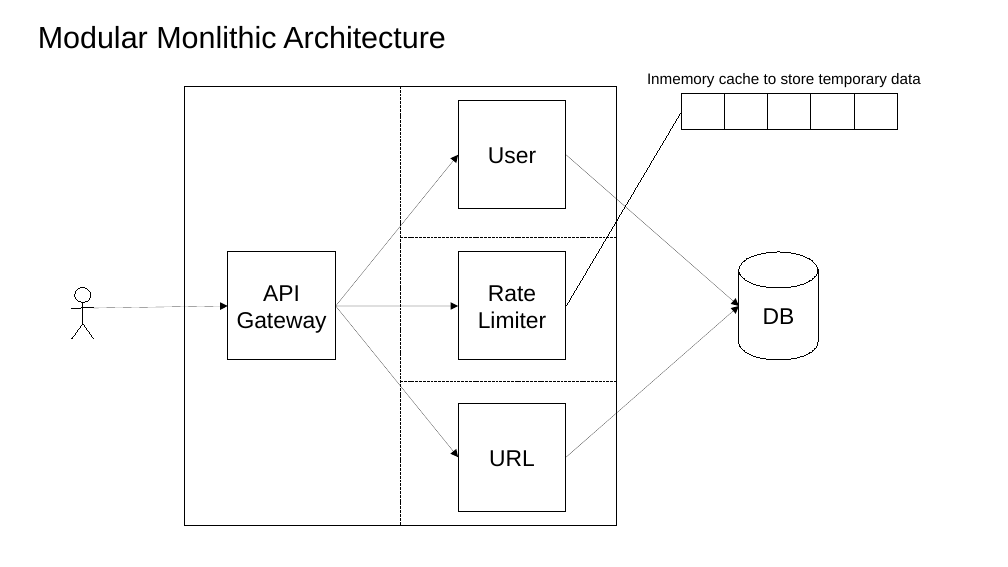
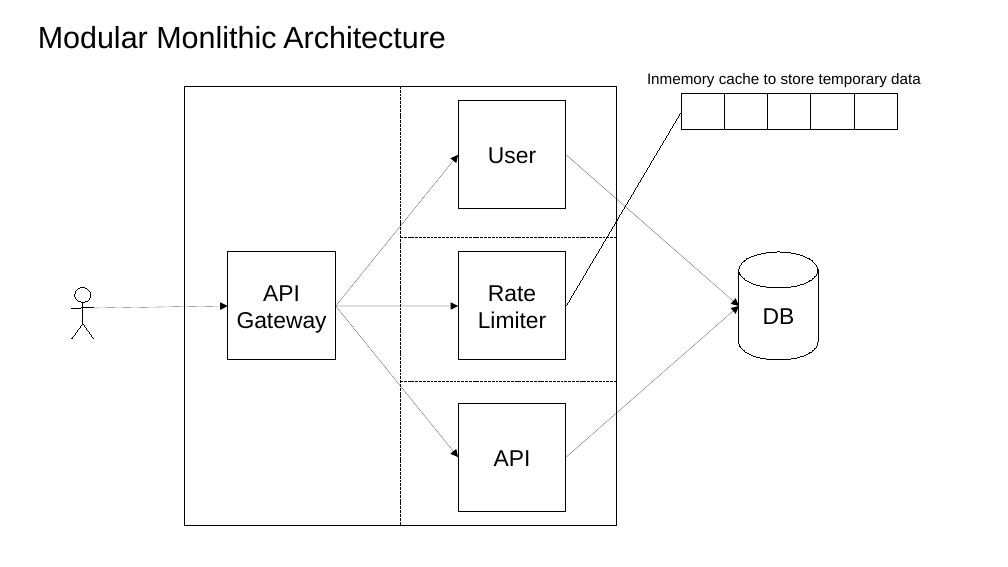
Before and after one commit to ankitpal181/Python, a slide deck: slide 2 of Flask/Url-Shortner/documentation/system_design.odp. Drawn at 1008x567 pixels with LibreOffice and Linux fonts; fonts in the diff are those of the drawing. Boxes give left, top, right and bottom in pixels: in the first picture for what was removed or moved away, otherwise in the second. Text is boxed around its words. In the diff, an @@ line names an element or a change of style, - is before the commit and + after.

```diff
--- a/Flask/Url-Shortner/documentation/system_design.odp
+++ b/Flask/Url-Shortner/documentation/system_design.odp
@@ text in rectangle at <box>494,450,531,466</box>: text changed @@
-URL
+API
```
Also in this commit, not shown: 4 slides added, 1 slide removed, 2 other files.
